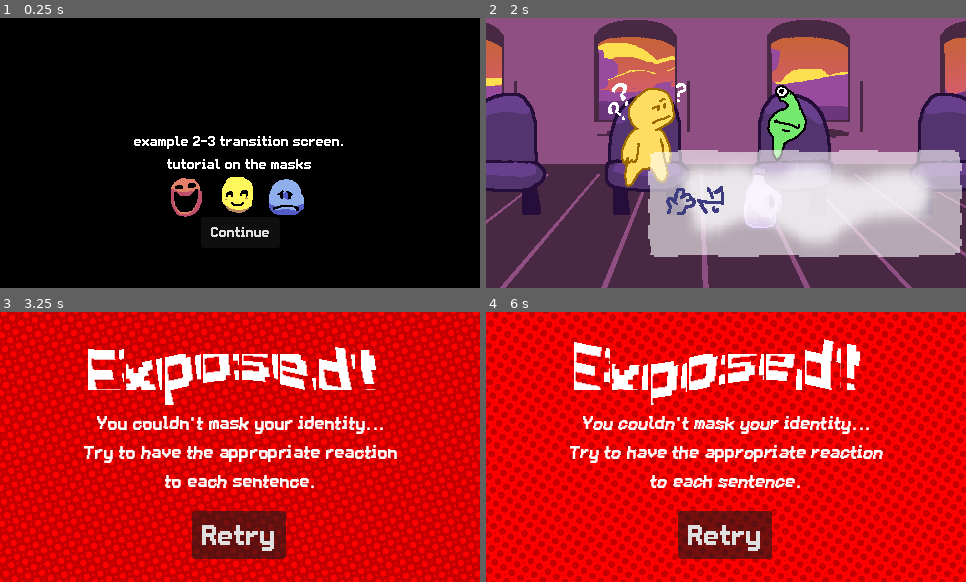
Above: before the commit, frames 1-4 (two rows, left to right).
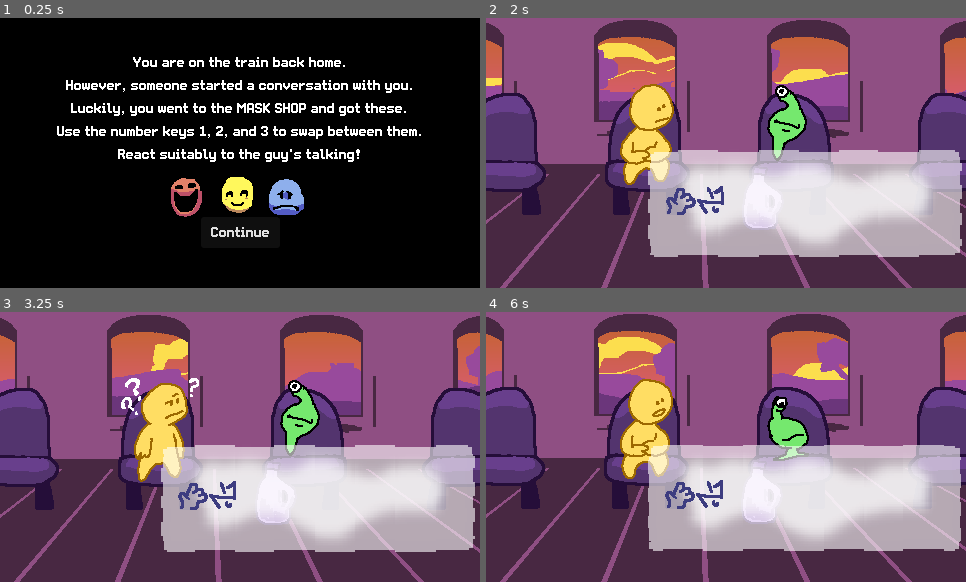
Above: after the commit, the same moments.

Repository: hryspider/GGJ-Committee-Team26
Game: Godot game, scene res://rooms/23transition.tscn
Same seed, same stepped clock (60 frames per second), same inputs: the game is played once before the commit and once after it. This scene is started directly instead of the project's main scene.
Inputs (mouse positions are in pixels of both pictures, inside the frame that each line leads up to):
- Up to frame 1 (0.25 s): no input
- Up to frame 2 (2 s): click "Continue" at 0.5 s; tap Enter at 1.25 s; move the mouse to (831, 139) at 1.27 s; hold D (right) from 1.28 s (still down); click (831, 139) at 1.35 s
- Up to frame 3 (3.25 s): move the mouse to (144, 460) at 2.02 s; release D (right) at 2.03 s; hold S (down) 2.03-2.78 s; tap Q (dictionary) at 2.1 s; move the mouse to (288, 387) at 2.77 s; hold D (right) from 2.78 s (still down); tap E (interact) at 2.85 s
- Up to frame 4 (6 s): release D (right) at 3.5 s; click (726, 536) at 3.5 s, where only the run before the commit has a clickable "Retry"; click (726, 536) at 4.25 s, where only the run after the commit has a clickable "Retry"; move the mouse to (702, 501) at 5.02 s; hold W (up) 5.03-5.78 s; click (702, 501) at 5.1 s; move the mouse to (870, 487) at 5.77 s; hold A (left) from 5.78 s (still down); tap Q (dictionary) at 5.85 s

The runs differ from the first frame. In frame 1, 5.9% of the frame differs, in the area x 11-88%, y 14-56%; in frame 2, 1.1%; in frame 3, 100%; in frame 4, 100%, in the area x 0-100%, y 0-100%.

Commit message:
2-3 screen

Diff:
--- a/rooms/23transition.tscn
+++ b/rooms/23transition.tscn
@@ -24,16 +24,25 @@
 
 [node name="Label" type="Label" parent="." unique_id=1001691016]
 layout_mode = 1
-anchors_preset = 15
-anchor_right = 1.0
-anchor_bottom = 1.0
+anchors_preset = 8
+anchor_left = 0.5
+anchor_top = 0.5
+anchor_right = 0.5
+anchor_bottom = 0.5
+offset_left = -29.0
+offset_top = -113.0
+offset_right = 29.0
+offset_bottom = 11.0
 grow_horizontal = 2
 grow_vertical = 2
 theme_override_fonts/font = ExtResource("1_k0tuh")
-text = "example 2-3 transition screen.
-tutorial on the masks"
+text = "You are on the train back home.
+However, someone started a conversation with you.
+Luckily, you went to the MASK SHOP and got these.
+Use the number keys 1, 2, and 3 to swap between them.
+React suitably to the guy's talking!"
 horizontal_alignment = 1
-vertical_alignment = 1
+vertical_alignment = 2
 
 [node name="Button" type="Button" parent="." unique_id=1785106837]
 layout_mode = 1
--- a/rooms/animated_sprite_2d.gd
+++ b/rooms/animated_sprite_2d.gd
@@ -10,7 +10,7 @@
 # Called every frame. 'delta' is the elapsed time since the previous frame.
 func _process(delta: float) -> void:
 	if !get_node("../Glorp").is_emotion_valid():
-		suspicion += 0.7
+		suspicion += 0.5
 		suspicion = min(suspicion, 100)
 	else:
 		suspicion -= 0.1
Not shown: 1 places in rooms/23transition.tscn that only renumber resources
